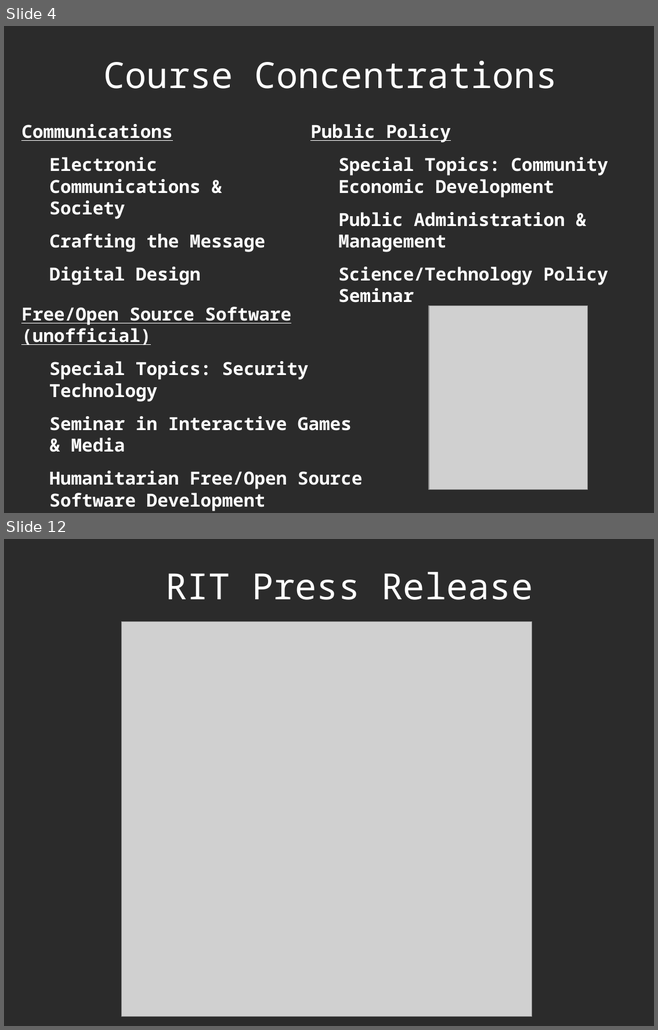
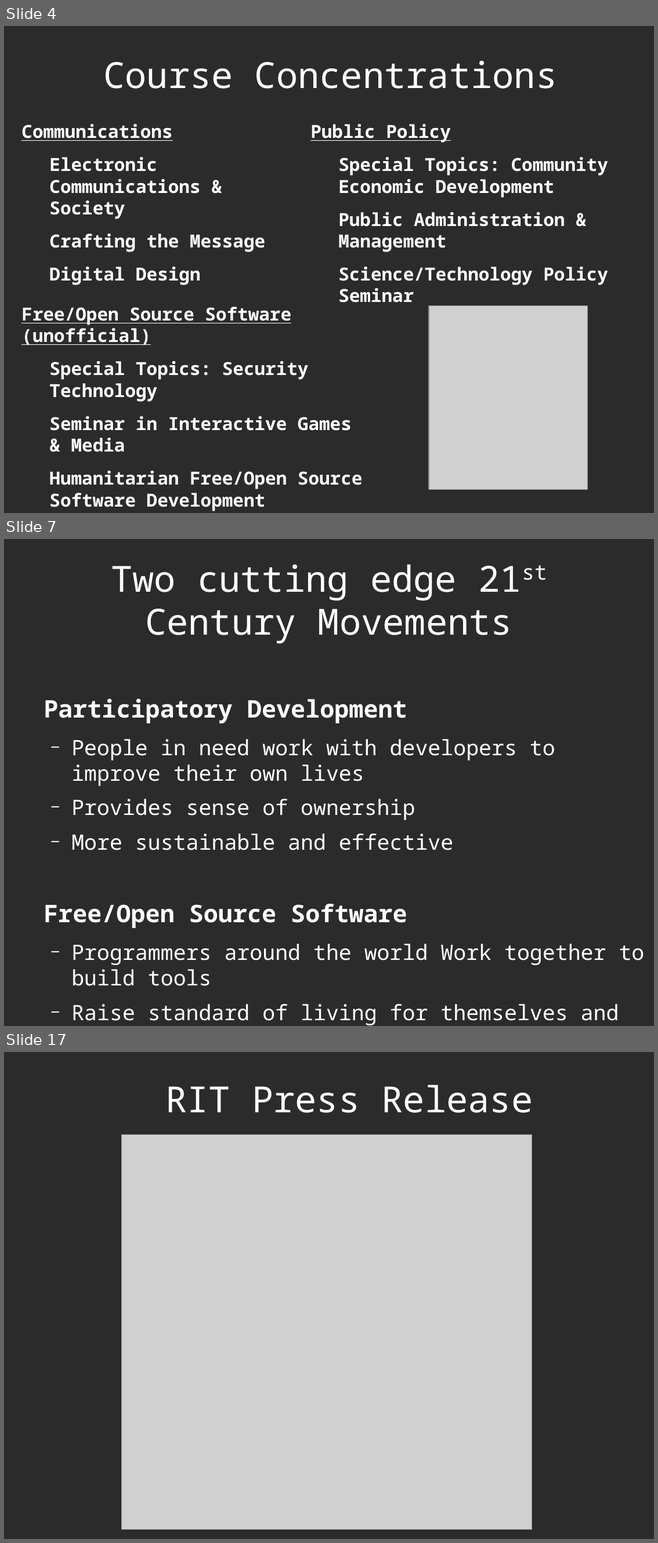
Before and after one commit to decause/RITCapstone, a slide deck: capstone-remy-preso.odp. Shown one above the other, each under a label of ours: slides 4 and 12 before the commit, slides 4, 7 and 17 after it; the slides between them are not shown. The pictures are 658x1030 and 658x1543 pixels, drawn with LibreOffice and Linux fonts; fonts in the diff are those of the drawing; grey boxes stand for pictures; background and template pictures are left out; a plain dark background stands for a picture behind light text. Boxes give left, top, right and bottom in pixels: in the first picture for what was removed or moved away, otherwise in the second. Text is boxed around its words. In the diff, an @@ line names an element or a change of style, - is before the commit and + after.

```diff
--- a/capstone-remy-preso.odp
+++ b/capstone-remy-preso.odp
@@ slide 7 added at (4,539,654,1026), background picture (left out) @@
@@ title added at (111,565,512,643), 44 pt, text #FFFFFF @@
+Two cutting edge 21st Century Movements
@@ text added at (43,699,644,1026), 25.9 pt, text #FFFFFF @@
+Participatory Development
+  − People in need work with developers to improve their own lives
+  − Provides sense of ownership
+  − More sustainable and effective
+Free/Open Source Software
+  − Programmers around the world Work together to build tools
+  − Raise standard of living for themselves and their communities
@@ what was slide 12 is now slide 17 @@
```
Also in this commit, not shown: 17 slides changed, 9 other slides added, 5 slides removed.
